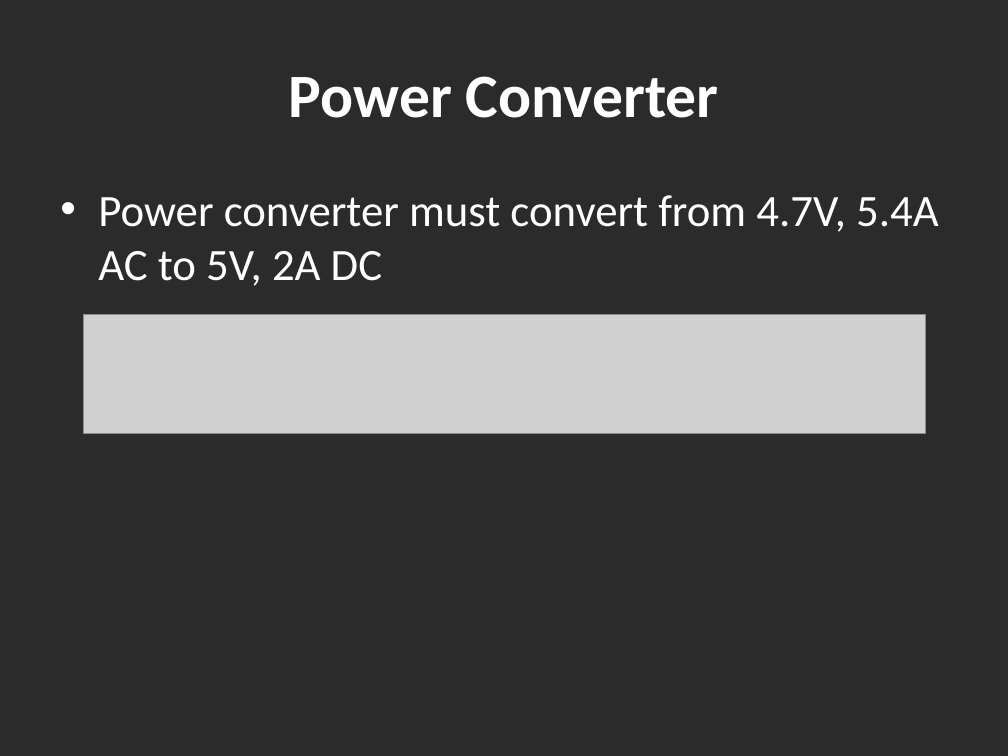
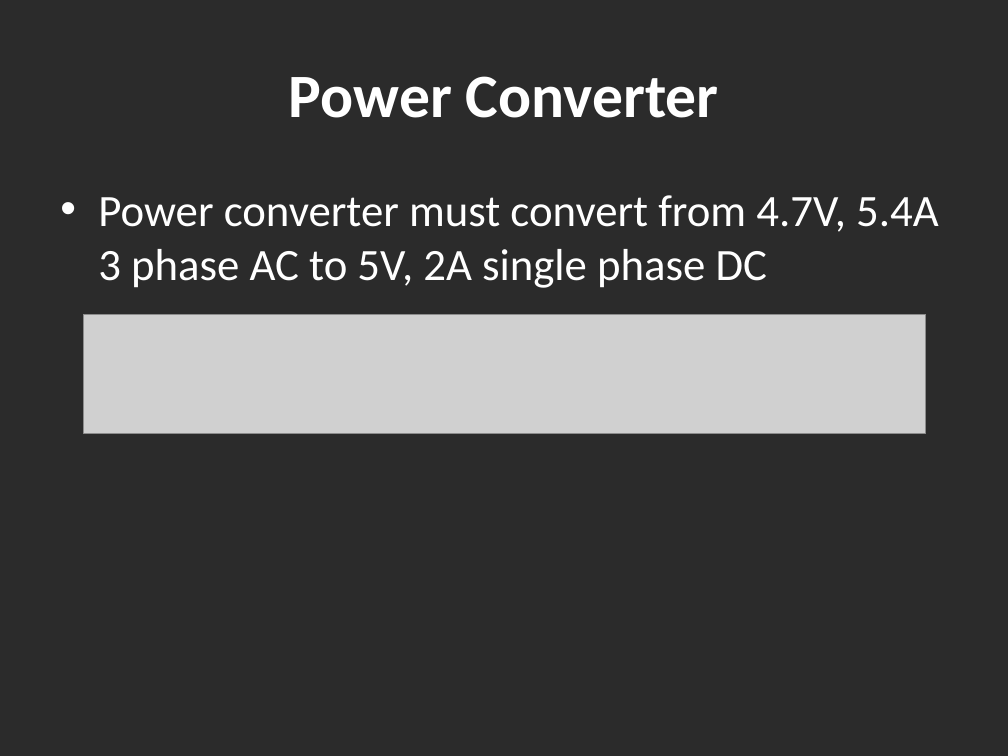
Before and after one commit to mickeyboss123/enel427, a slide deck: slide 11 of nmr26project3rdpro-12.pptx (slide 13 before the commit). Drawn at 1008x756 pixels with LibreOffice and Linux fonts; fonts in the diff are those of the drawing; grey boxes stand for pictures; background and template pictures are left out; a plain dark background stands for a picture behind light text. Boxes give left, top, right and bottom in pixels: in the first picture for what was removed or moved away, otherwise in the second. Text is boxed around its words. In the diff, an @@ line names an element or a change of style, - is before the commit and + after.

```diff
--- a/nmr26project3rdpro-12.pptx
+++ b/nmr26project3rdpro-12.pptx
@@ text at [98, 195, 939, 288]: text changed @@
-• Power converter must convert from 4.7V, 5.4A AC to 5V, 2A DC
+• Power converter must convert from 4.7V, 5.4A 3 phase AC to 5V, 2A single phase DC
```
Also in this commit, not shown: 6 other slides changed, 1 other file.
